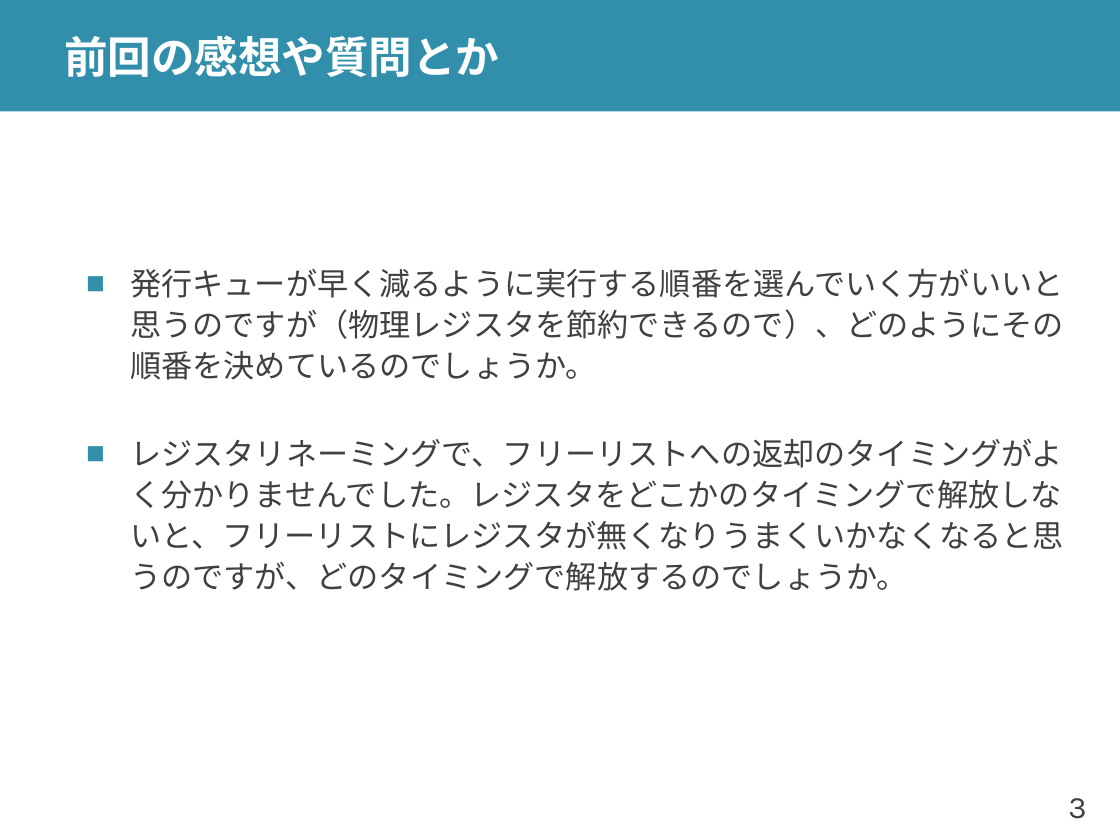
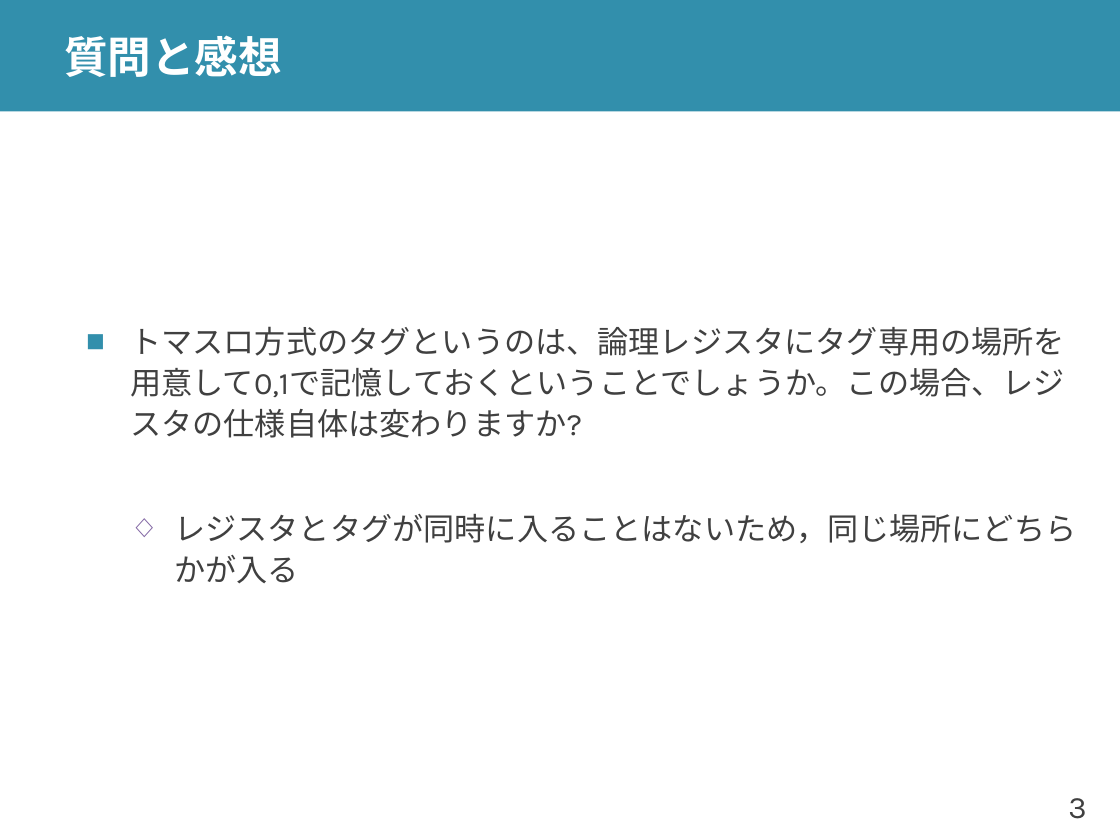
Before and after one commit to shioyadan/advanced-computer-organization, a slide deck: slide 3 of aco-shioya-10.pptx. Drawn at 1120x840 pixels with LibreOffice and Linux fonts; fonts in the diff are those of the drawing. Boxes give left, top, right and bottom in pixels: in the first picture for what was removed or moved away, otherwise in the second. Text is boxed around its words. In the diff, an @@ line names an element or a change of style, - is before the commit and + after.

```diff
--- a/aco-shioya-10.pptx
+++ b/aco-shioya-10.pptx
@@ title at [64,35,282,77]: text changed @@
-前回の感想や質問とか
+質問と感想
@@ text at [130,326,1076,583]: text changed @@
-■ 発行キューが早く減るように実行する順番を選んでいく方がいいと思うのですが（物理レジスタを節約できるので）、どのようにその順番を決めているのでしょうか。
-■ レジスタリネーミングで、フリーリストへの返却のタイミングがよく分かりませんでした。レジスタをどこかのタイミングで解放しないと、フリーリストにレジスタが無くなりうまくいかなくなると思うのですが、どのタイミングで解放するのでしょうか。
+■ トマスロ方式のタグというのは、論理レジスタにタグ専用の場所を用意して0,1で記憶しておくということでしょうか。この場合、レジスタの仕様自体は変わりますか?
+  ◇ レジスタとタグが同時に入ることはないため，同じ場所にどちらかが入る
```
Also in this commit, not shown: 28 other slides changed, 16 slides added, 16 slides removed, 2 other files.
